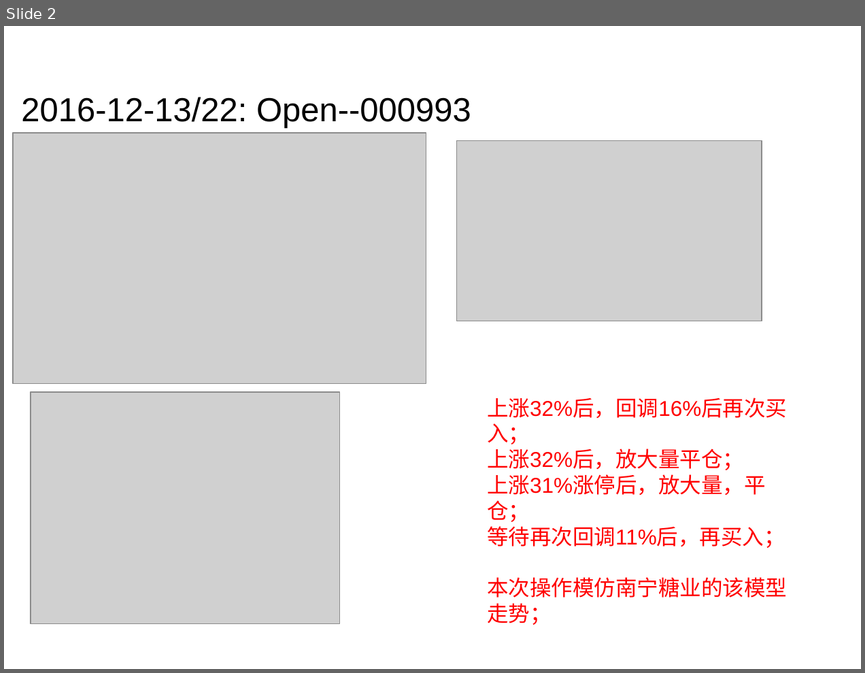
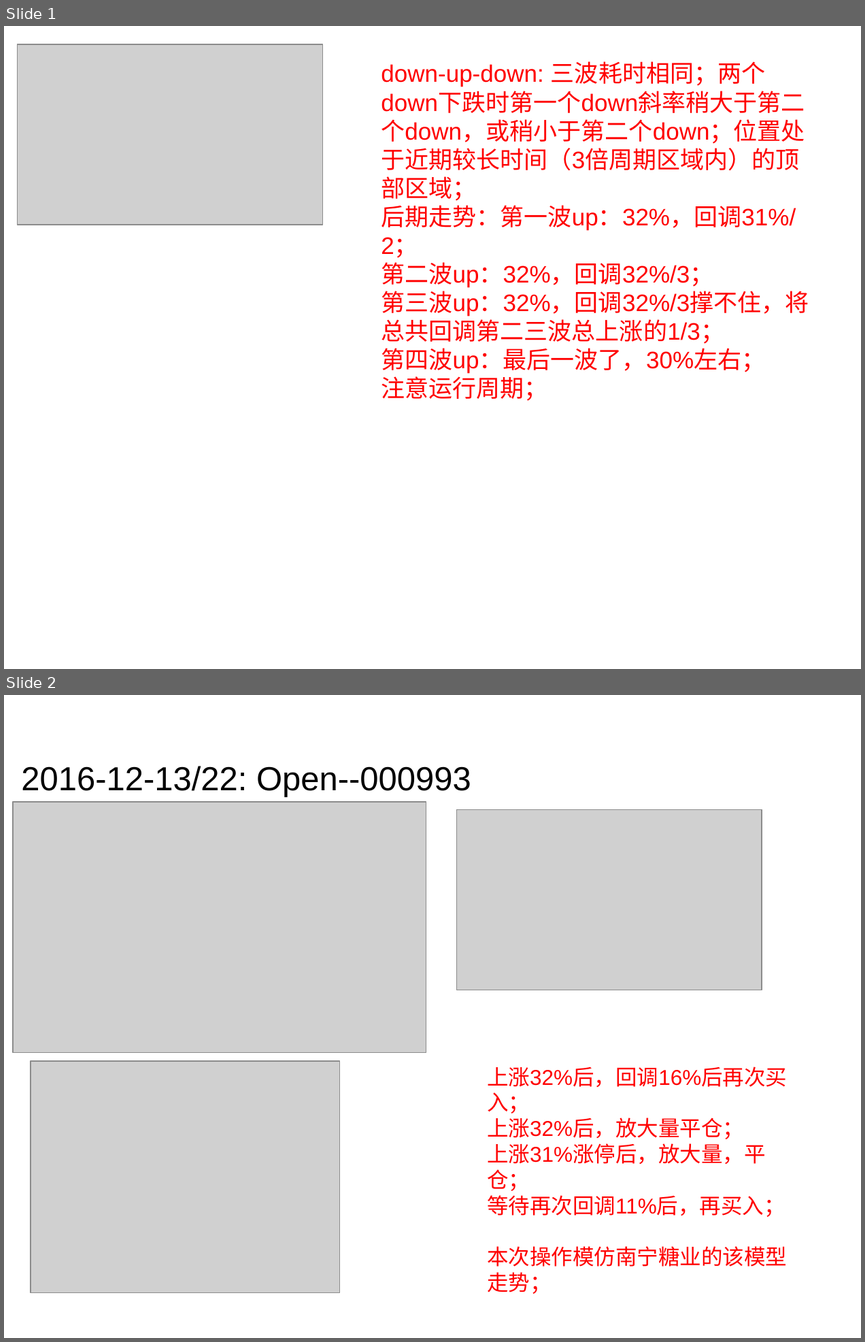
Before and after one commit to edby/windows, a slide deck: Trade/TradingRecords.ppt. Shown one above the other, each under a label of ours: slide 2 before the commit, slides 1 and 2 after it. The pictures are 865x673 and 865x1342 pixels, drawn with LibreOffice and Linux fonts; fonts in the diff are those of the drawing; grey boxes stand for pictures; background and template pictures are left out. Boxes give left, top, right and bottom in pixels: in the first picture for what was removed or moved away, otherwise in the second. Text is boxed around its words. In the diff, an @@ line names an element or a change of style, - is before the commit and + after.

```diff
--- a/Trade/TradingRecords.ppt
+++ b/Trade/TradingRecords.ppt
@@ slide 1 added at [4, 26, 861, 669], background picture (left out) @@
@@ picture added at [18, 44, 323, 224] @@
@@ text added at [381, 61, 808, 401], 20 pt, text #FF0000 @@
+down-up-down: 三波耗时相同；两个down下跌时第一个down斜率稍大于第二个down，或稍小于第二个down；位置处于近期较长时间（3倍周期区域内）的顶部区域；
+后期走势：第一波up：32%，回调31%/2；
+第二波up：32%，回调32%/3；
+第三波up：32%，回调32%/3撑不住，将总共回调第二三波总上涨的1/3；
+第四波up：最后一波了，30%左右；
+注意运行周期；
```
Also in this commit, not shown: 1 slide removed, 34 other files.
